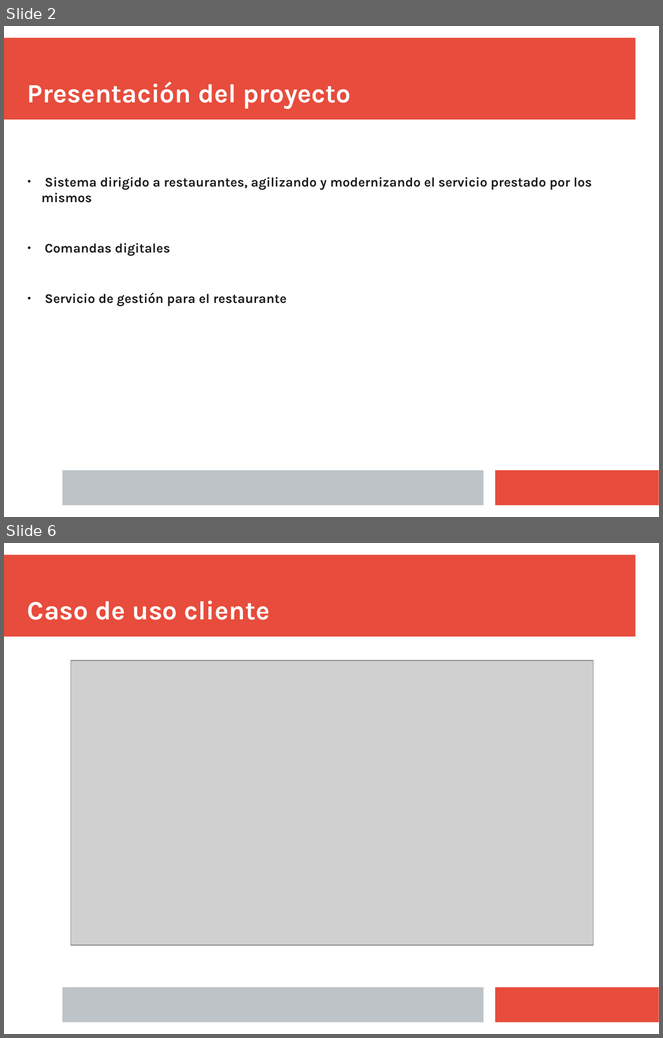
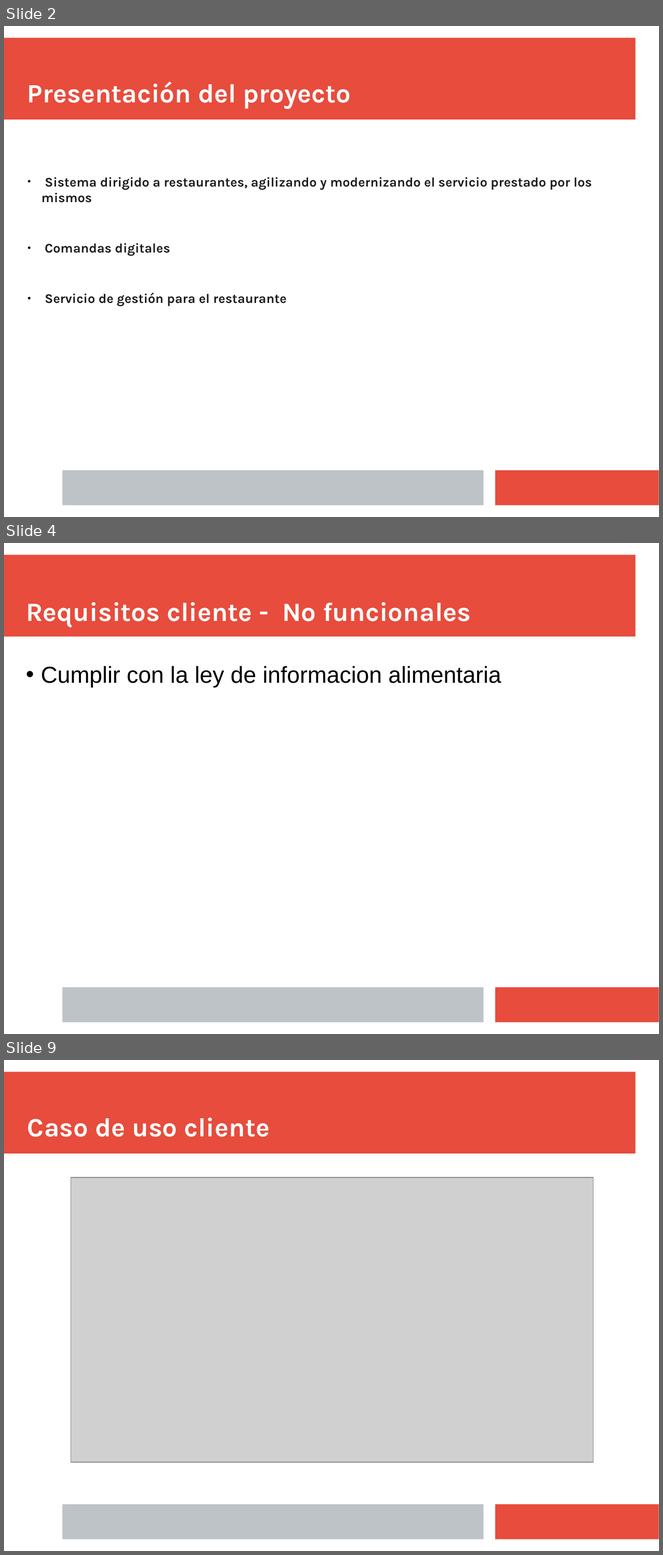
Before and after one commit to Juanba1998/APP-Restaurante, a slide deck: Material/Presentación/presentacion.pptx. Shown one above the other, each under a label of ours: slides 2 and 6 before the commit, slides 2, 4 and 9 after it; the slides between them are not shown. The pictures are 663x1038 and 663x1555 pixels, drawn with LibreOffice and Linux fonts; fonts in the diff are those of the drawing; grey boxes stand for pictures. Boxes give left, top, right and bottom in pixels: in the first picture for what was removed or moved away, otherwise in the second. Text is boxed around its words. In the diff, an @@ line names an element or a change of style, - is before the commit and + after.

```diff
--- a/Material/Presentación/presentacion.pptx
+++ b/Material/Presentación/presentacion.pptx
@@ slide 4 added at <box>4,543,659,1034</box>, background #FFFFFF; not listed: 3 template elements that a slide beside it also shows @@
@@ title added at <box>26,602,471,627</box>, 32 pt, text #FFFFFF, bold @@
+Requisitos cliente - No funcionales
@@ subtitle added at <box>41,666,501,688</box>, 28 pt, text #000000 @@
+• Cumplir con la ley de informacion alimentaria
@@ what was slide 6 is now slide 9 @@
```
Also in this commit, not shown: 3 slides changed, 2 other slides added.
